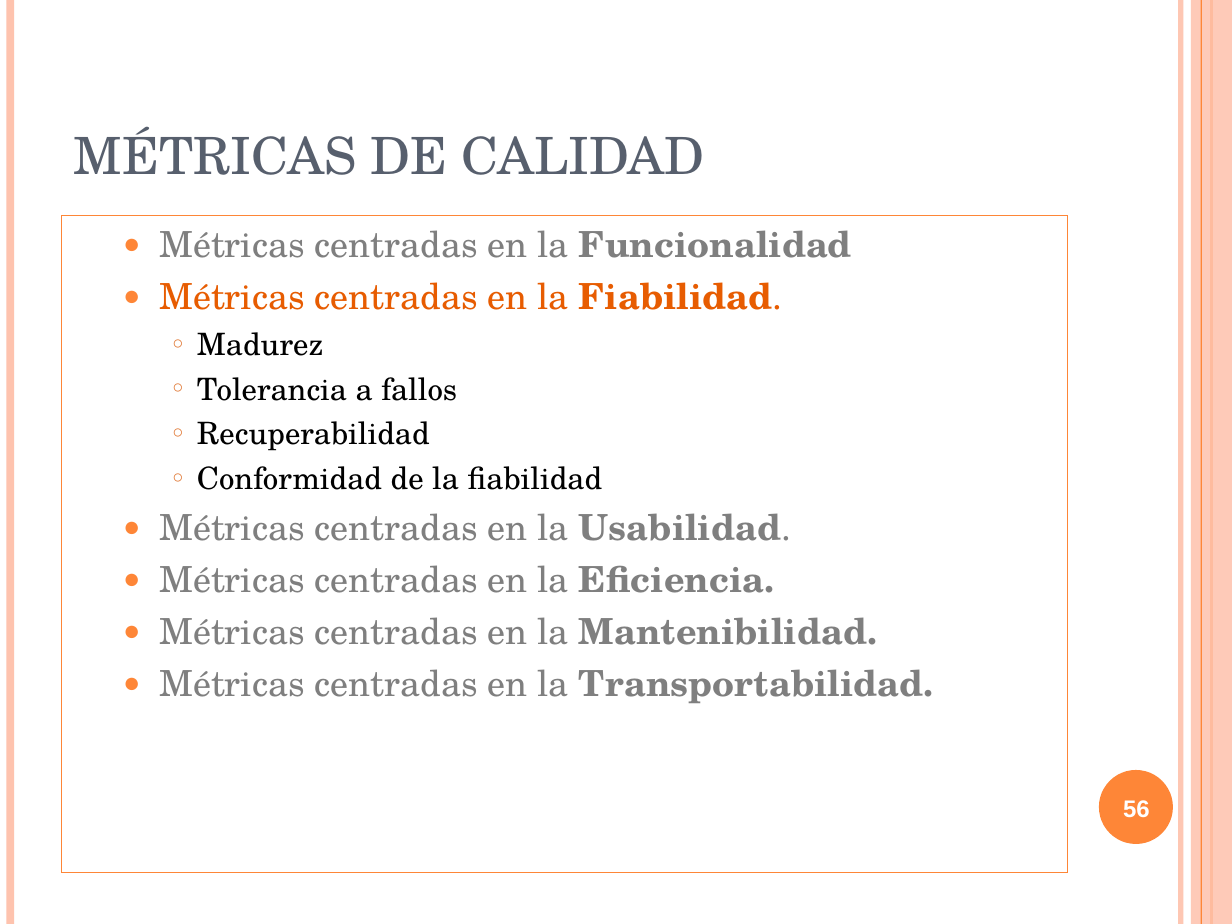
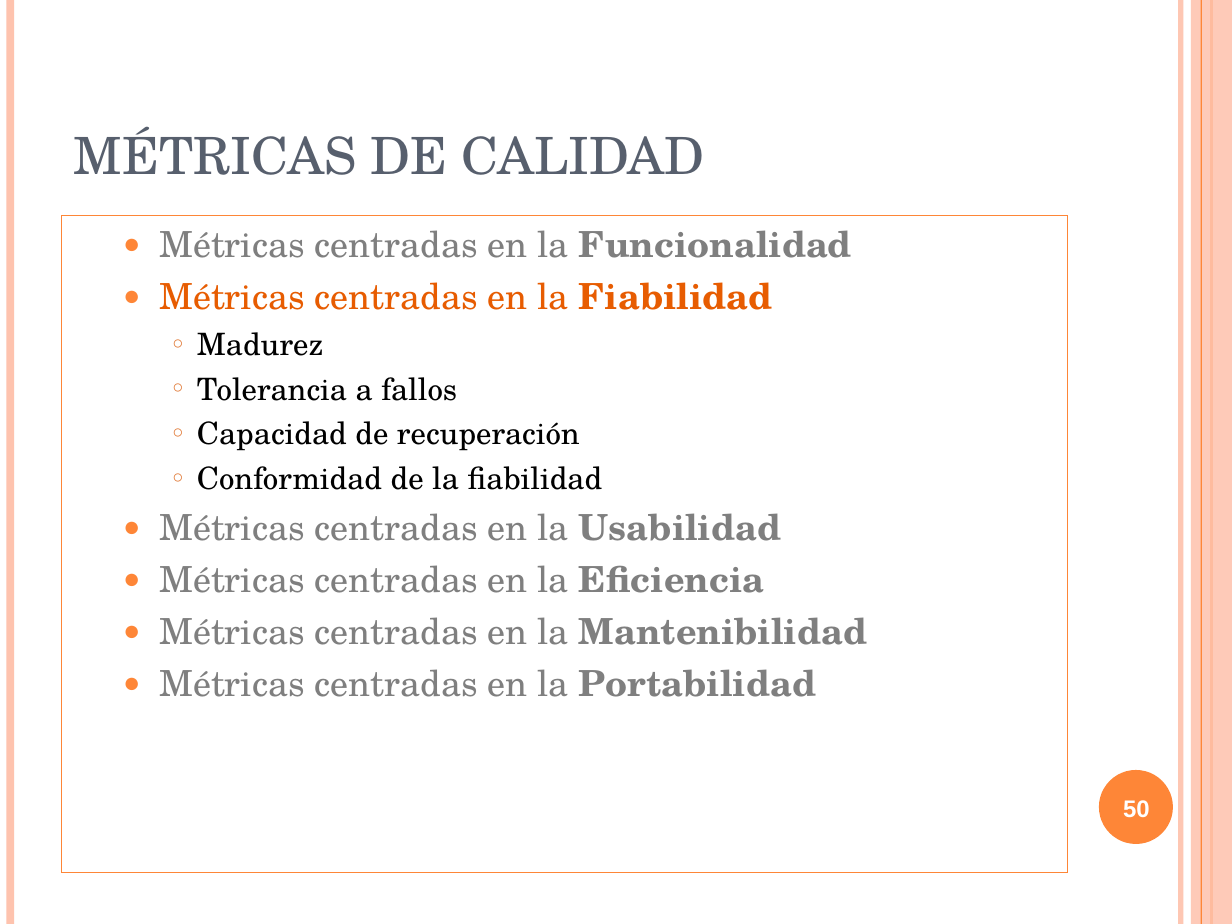
Before and after one commit to txedo/isi-auditoria, a slide deck: slide 50 of calidad/Trabajo/presentacion/presentacionCalidad.ppt (slide 56 before the commit). Drawn at 1232x924 pixels with LibreOffice and Linux fonts; fonts in the diff are those of the drawing. Boxes give left, top, right and bottom in pixels: in the first picture for what was removed or moved away, otherwise in the second. Text is boxed around its words. In the diff, an @@ line names an element or a change of style, - is before the commit and + after.

```diff
--- a/calidad/Trabajo/presentacion/presentacionCalidad.ppt
+++ b/calidad/Trabajo/presentacion/presentacionCalidad.ppt
@@ text in rectangle at <box>160,282,773,310</box>: text changed @@
-  ● Métricas centradas en la Fiabilidad.
+  ● Métricas centradas en la Fiabilidad
@@ text in rectangle at <box>197,421,580,451</box>: text changed @@
-    ○ Recuperabilidad
+    ○ Capacidad de recuperación
@@ text in rectangle at <box>160,513,867,697</box>: text changed @@
-  ● Métricas centradas en la Usabilidad.
-  ● Métricas centradas en la Eficiencia.
-  ● Métricas centradas en la Mantenibilidad.
-  ● Métricas centradas en la Transportabilidad.
+  ● Métricas centradas en la Usabilidad
+  ● Métricas centradas en la Eficiencia
+  ● Métricas centradas en la Mantenibilidad
+  ● Métricas centradas en la Portabilidad
@@ page number at <box>1123,800,1150,818</box>: text changed @@
-56
+50
```
Also in this commit, not shown: 14 other slides changed, 6 slides removed, 1 other file.
